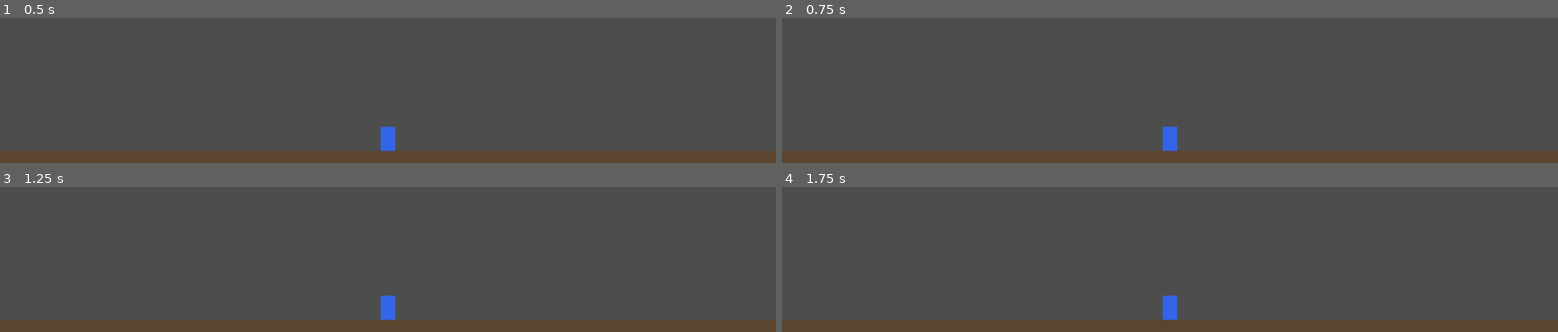
Above: before the commit, frames 1-4 (two rows, left to right).
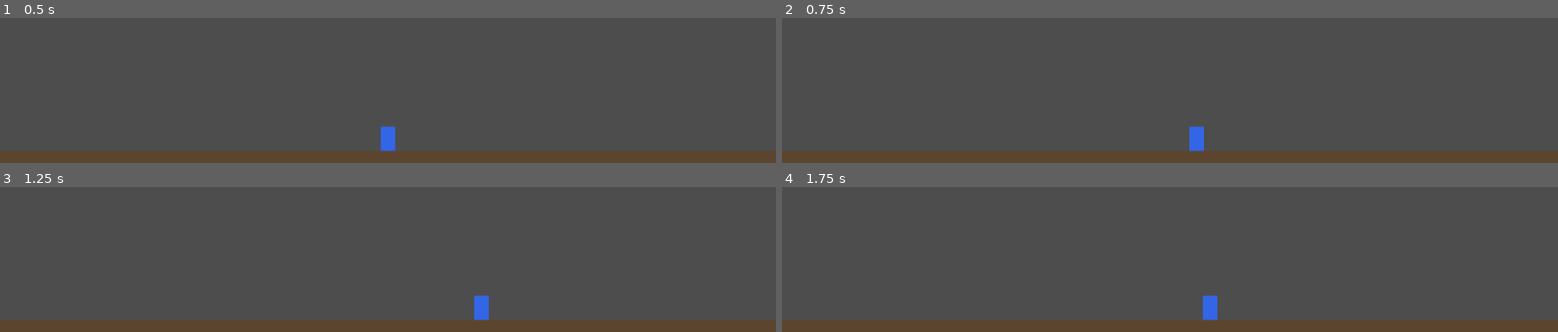
Above: after the commit, the same moments.

Repository: isjkms/Terrarium_Client
Game: Godot game, scene res://main.tscn
Same seed, same stepped clock (60 frames per second), same inputs: the game is played once before the commit and once after it.
Inputs:
- Up to frame 1 (0.5 s): no input
- Up to frame 2 (0.75 s): tap Enter at 0.5 s; hold Right (ui_right) from 0.53 s (still down)
- Up to frame 3 (1.25 s): keep holding Right (ui_right)
- Up to frame 4 (1.75 s): release Right (ui_right) at 1.28 s; hold Left (ui_left) from 1.28 s (still down)

Frame 1 is identical in both runs. In frame 2, 0.7% of the frame differs, in the area x 49-55%, y 74-92%; in frame 3, 0.7%; in frame 4, 0.7%.

Commit message:
[CL-006][feat] deltaTime 기반 이동
https://github.com/isjkms/Terrarium_Client/issues/5

Diff:
--- a/main.gd
+++ b/main.gd
@@ -11,6 +11,9 @@
 ## 내 캐릭터 (서버 연결 전 고정값). floor_x는 0.0~1.0 비율.
 var my_floor_x := 0.5
 const MY_COLOR := Color(0.2, 0.4, 0.9)  # p1 = 파랑
+
+## 이동 속도 (픽셀/초). floorX는 비율이라 WORLD_WIDTH로 나눠 비율 증분으로 변환.
+const MOVE_SPEED := 220.0
 
 ## 입력 상태 (실제 이동 적용은 CL-006)
 var _left_held := false
@@ -45,6 +48,12 @@
 	else:
 		move_dir = 0
 
+func _process(delta: float) -> void:
+	# delta 기반 이동으로 FPS와 무관하게 일정 속도. clamp(0~1)는 CL-007.
+	if move_dir != 0:
+		my_floor_x += move_dir * (MOVE_SPEED / WORLD_WIDTH) * delta
+		queue_redraw()
+
 func _draw() -> void:
 	# floorY 아래쪽을 바닥 영역으로 채운다. 윗변(y=FLOOR_Y)이 캐릭터가 서는 기준선.
 	draw_rect(Rect2(0, FLOOR_Y, WORLD_WIDTH, 240.0 - FLOOR_Y), Color(0.36, 0.27, 0.18))
